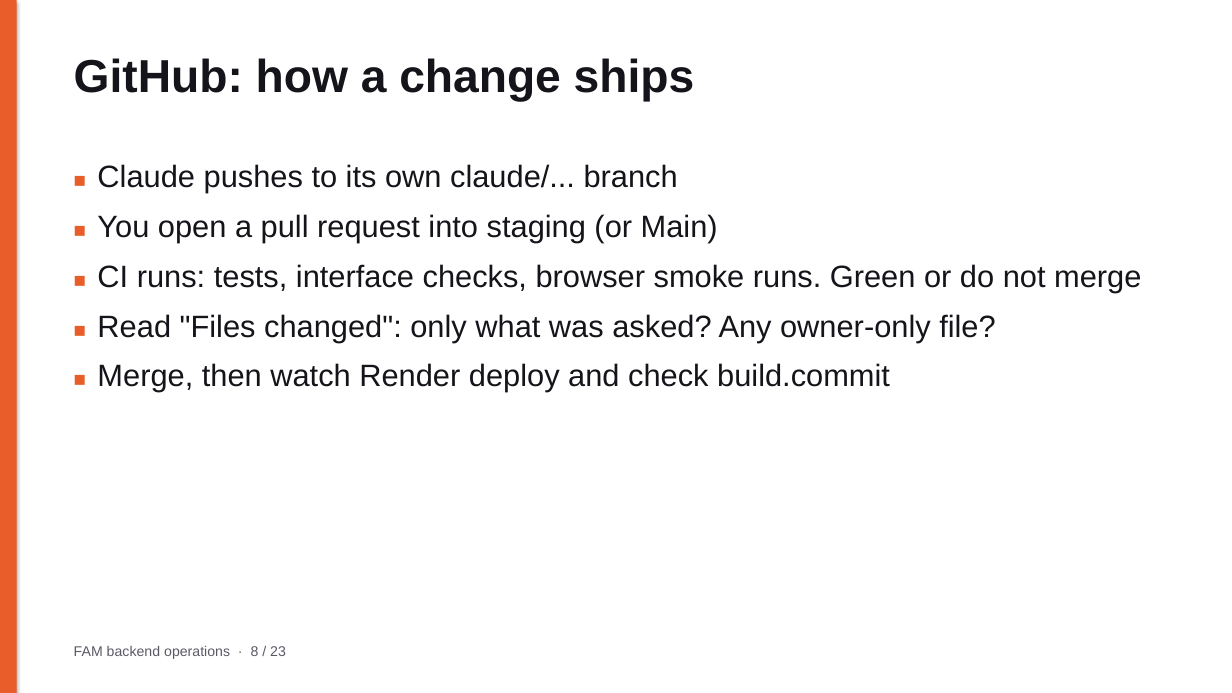
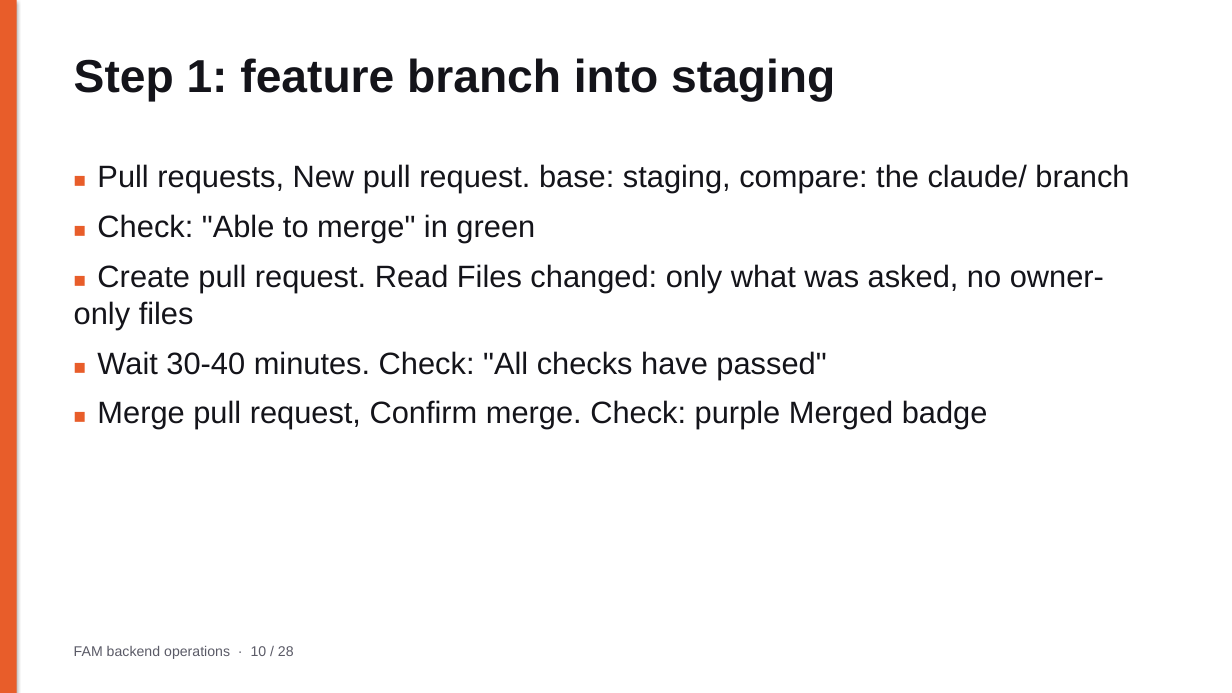
Before and after one commit to tjweingart-byte/FAM, a slide deck: slide 10 of docs/operations/FAM_Backend_Operations.pptx (slide 8 before the commit). Drawn at 1232x693 pixels with LibreOffice and Linux fonts; fonts in the diff are those of the drawing. Boxes give left, top, right and bottom in pixels: in the first picture for what was removed or moved away, otherwise in the second. Text is boxed around its words. In the diff, an @@ line names an element or a change of style, - is before the commit and + after.

```diff
--- a/docs/operations/FAM_Backend_Operations.pptx
+++ b/docs/operations/FAM_Backend_Operations.pptx
@@ text at <box>74,58,835,101</box>: text changed @@
-GitHub: how a change ships
+Step 1: feature branch into staging
@@ text at <box>74,164,1129,429</box>: text changed @@
-■ Claude pushes to its own claude/... branch
-■ You open a pull request into staging (or Main)
-■ CI runs: tests, interface checks, browser smoke runs. Green or do not merge
-■ Read "Files changed": only what was asked? Any owner-only file?
-■ Merge, then watch Render deploy and check build.commit
+■ Pull requests, New pull request. base: staging, compare: the claude/ branch
+■ Check: "Able to merge" in green
+■ Create pull request. Read Files changed: only what was asked, no owner-only files
+■ Wait 30-40 minutes. Check: "All checks have passed"
+■ Merge pull request, Confirm merge. Check: purple Merged badge
@@ text at <box>74,646,294,659</box>: text changed @@
-FAM backend operations · 8 / 23
+FAM backend operations · 10 / 28
```
Also in this commit, not shown: 21 other slides changed, 5 slides added, 15 other files.
